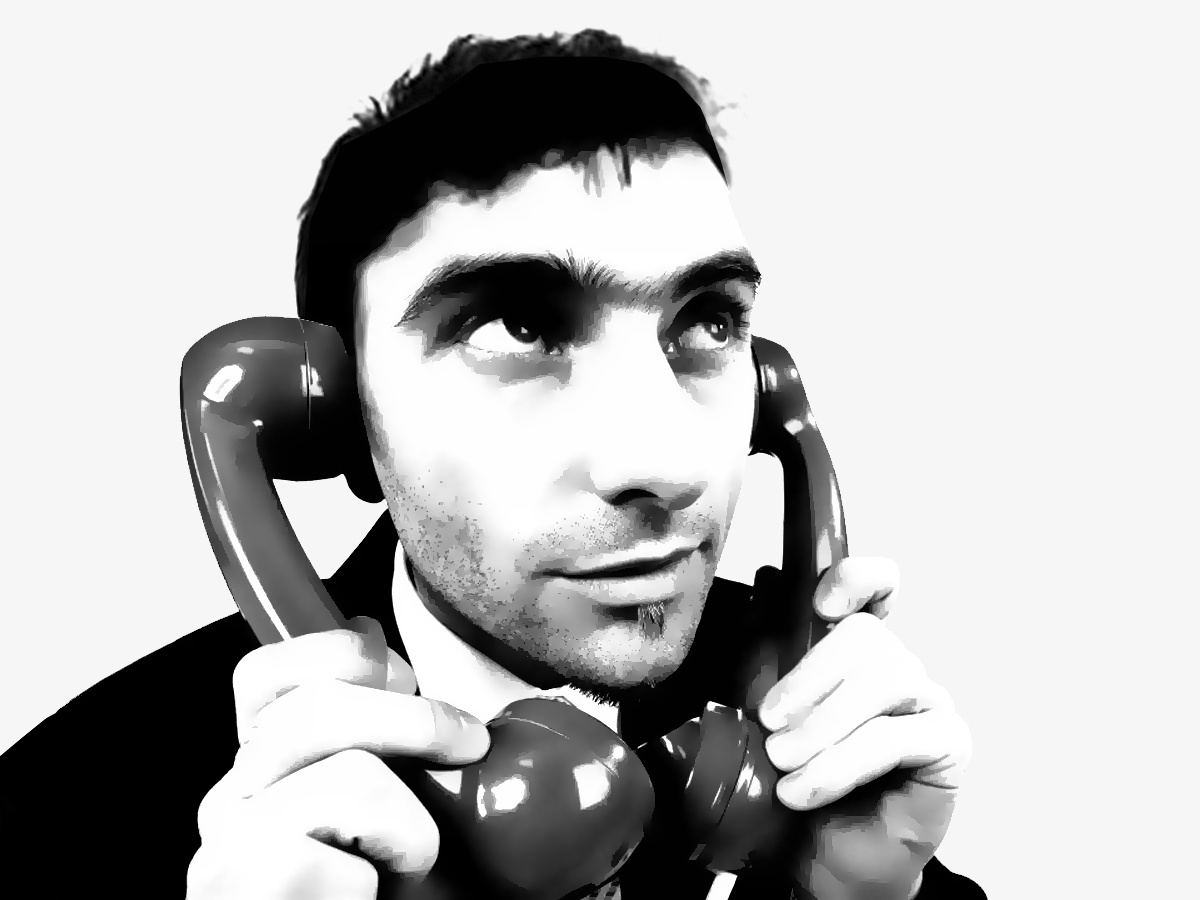
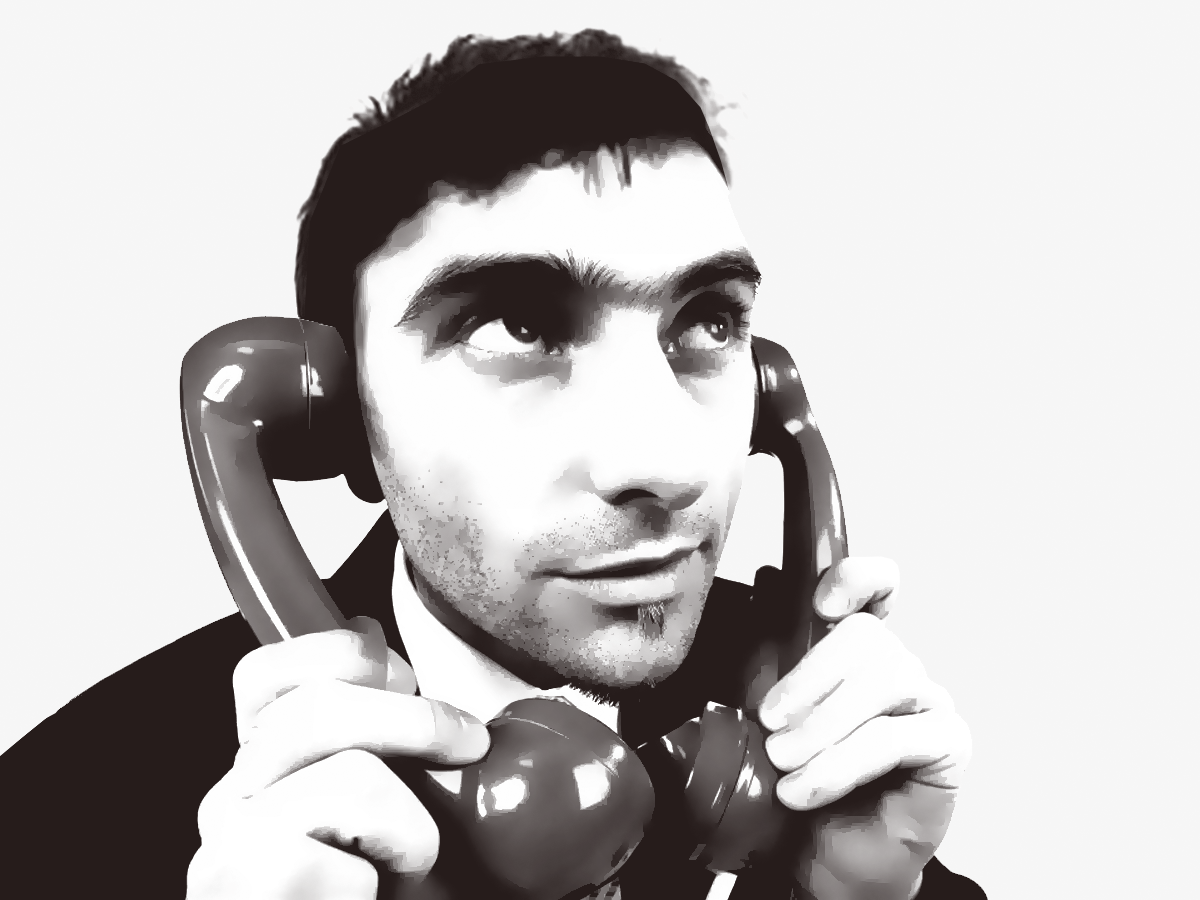
Two versions of the same layered image (w=1200, h=900). Layer-by-layer changes:
removed layer "Layer 8" over [0, 28, 988, 900]
removed layer "Background" over [0, 28, 988, 900]
added layer "image_color" above "image_back" over [0, 28, 988, 900]
added layer "image_back" over [0, 28, 988, 900]
